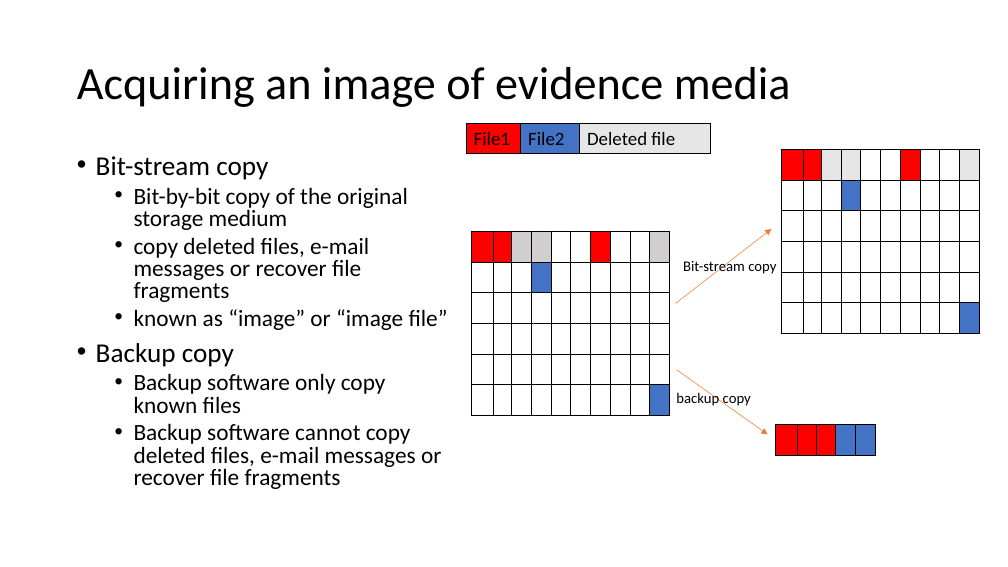
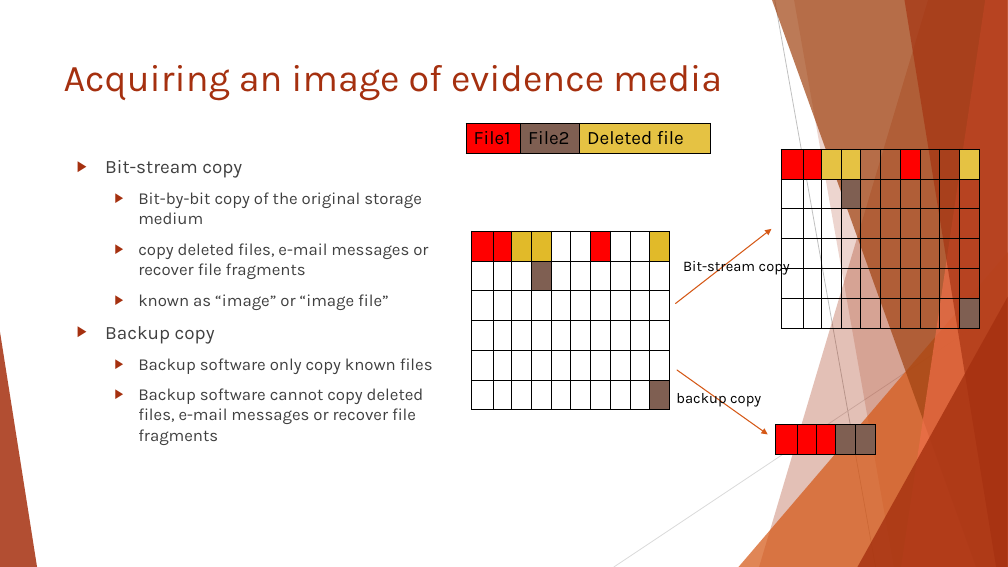
Before and after one commit to sajinshivdas/Digital-Forensics-Lab, a slide deck: slide 12 of Basic_Computer_Skills_for_Forensics/5_Introduction_to_digital_forensics.pptx. Drawn at 1008x567 pixels with LibreOffice and Linux fonts; fonts in the diff are those of the drawing; background and template pictures are left out. Boxes give left, top, right and bottom in pixels: in the first picture for what was removed or moved away, otherwise in the second. Text is boxed around its words. In the diff, an @@ line names an element or a change of style, - is before the commit and + after.

```diff
--- a/Basic_Computer_Skills_for_Forensics/5_Introduction_to_digital_forensics.pptx
+++ b/Basic_Computer_Skills_for_Forensics/5_Introduction_to_digital_forensics.pptx
@@ title "Acquiring an image of evidence ...": place and size @@
-title "Acquiring an image of evidence ..." at box(77, 67, 791, 107)
+title "Acquiring an image of evidence ..." at box(64, 65, 722, 101)
@@ title "Acquiring an image of evidence ..." at box(64, 65, 722, 101): size 44 to 36 pt, font Calibri to Karla, text colour #000000 to #A5300F; line spacing 0.9 to 1; vertical alignment middle to top @@
@@ table at box(467, 123, 711, 176) @@
@@ fill #4472C4 to #7F5F52 in row 1, column 2 @@
@@ fill #E7E6E6 to #E5C243 in row 1, column 3 @@
@@ font Calibri to Karla @@
@@ text "Bit-stream copy" at box(105, 160, 433, 445): size 25.9 to 18 pt in "Bit-stream copy", "Backup copy"; font Calibri to Karla, text colour #000000 to #404040, size 22.2 to 16 pt; bullet • to ▶; line spacing 0.8 to 1; more space between paragraphs @@
@@ table at box(781, 150, 978, 331) @@
@@ fill #E7E6E6 to #E5C243 in 3 cells @@
@@ fill #4472C4 to #7F5F52 in 2 cells @@
@@ table at box(472, 231, 668, 413) @@
@@ fill #D0CECE to #E1BA29 in 3 cells @@
@@ fill #4472C4 to #7F5F52 in 2 cells @@
@@ arrow (676, 303) - (771, 229): stroke #ED7D31 0.5 pt to #D55816 1 pt @@
@@ text "Bit-stream copy" at box(683, 258, 790, 276): font Calibri to Karla @@
@@ group added at box(0, 0, 1008, 567): 5 freeform shapes, 3 triangles, 2 lines @@
@@ text "backup copy" at box(676, 389, 761, 407): font Calibri to Karla @@
@@ arrow (678, 370) - (768, 435): stroke #ED7D31 0.5 pt to #D55816 1 pt @@
@@ table at box(776, 425, 874, 455) @@
@@ fill #4472C4 to #7F5F52 in 2 cells @@
```
Also in this commit, not shown: 32 other slides changed.
